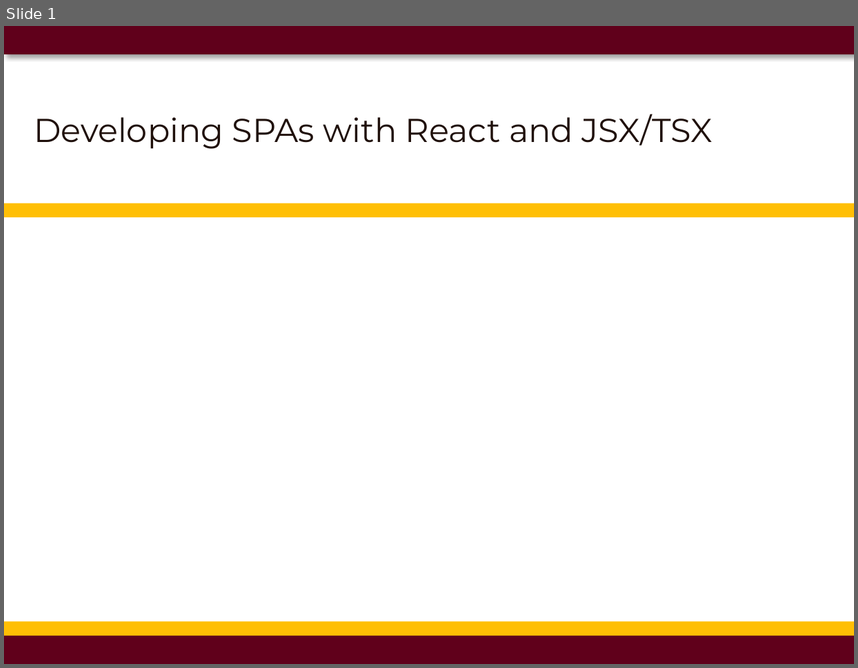
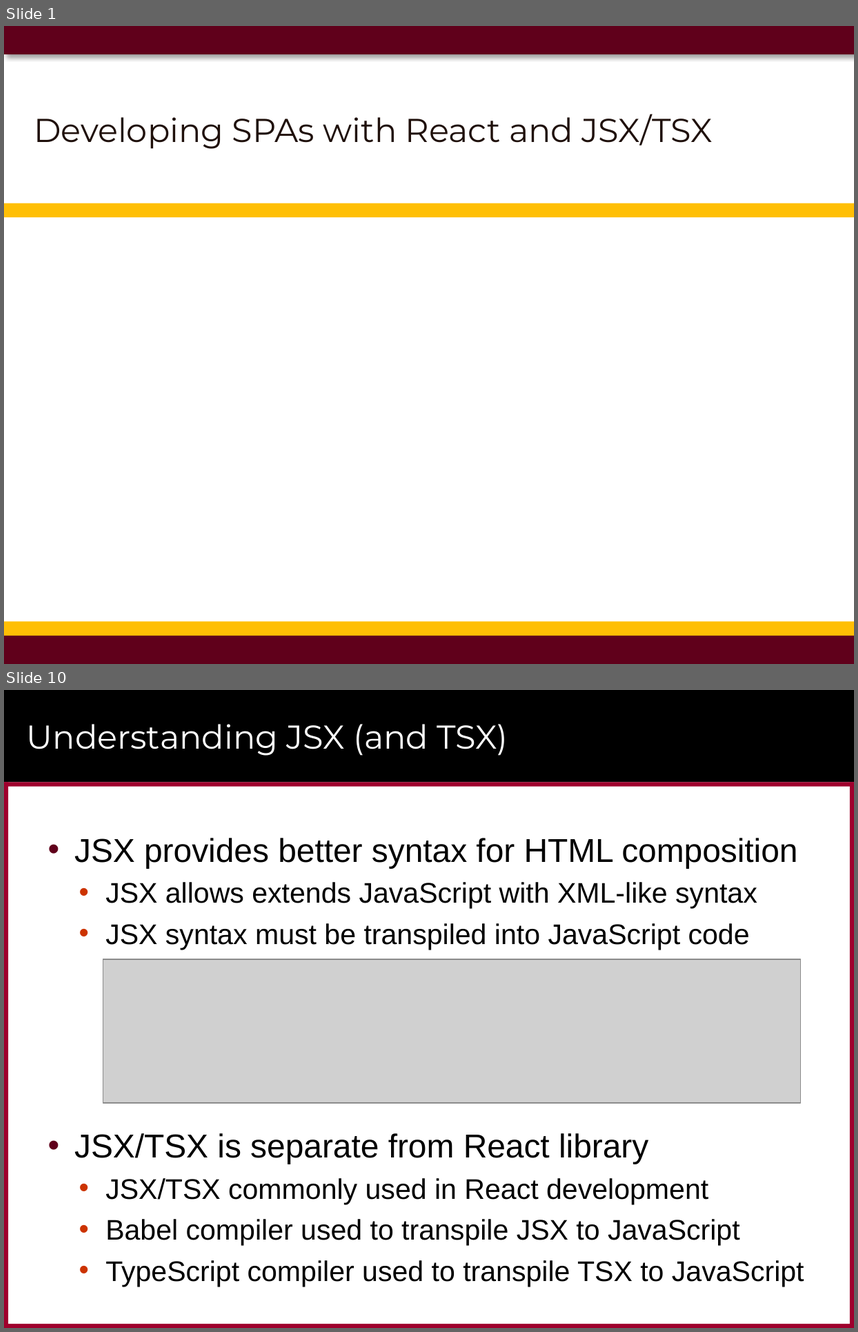
Before and after one commit to CriticalPathTraining/MSD365_Courseware, a slide deck: 03 React.pptx. Shown one above the other, each under a label of ours: slide 1 before the commit, slides 1 and 10 after it; the slides between them are not shown. The pictures are 858x668 and 858x1332 pixels, drawn with LibreOffice and Linux fonts; fonts in the diff are those of the drawing; grey boxes stand for pictures; background and template pictures are left out. Boxes give left, top, right and bottom in pixels: in the first picture for what was removed or moved away, otherwise in the second. Text is boxed around its words. In the diff, an @@ line names an element or a change of style, - is before the commit and + after.

```diff
--- a/03 React.pptx
+++ b/03 React.pptx
@@ slide 10 added at (4, 690, 854, 1328), background #FFFFFF @@
@@ rectangle added at (4, 690, 854, 782), fill #000000 @@
@@ title added at (27, 724, 508, 756), 28 pt, text #FFFFFF @@
+Understanding JSX (and TSX)
@@ rectangle added at (4, 782, 854, 786), fill #9F002D @@
@@ rectangle added at (4, 782, 8, 1328), fill #9F002D @@
@@ rectangle added at (850, 782, 854, 1328), fill #9F002D @@
@@ text added at (74, 838, 804, 1286), 24 pt, text #000000 @@
+• JSX provides better syntax for HTML composition
+  • JSX allows extends JavaScript with XML-like syntax
+  • JSX syntax must be transpiled into JavaScript code
+• JSX/TSX is separate from React library
+  • JSX/TSX commonly used in React development
+  • Babel compiler used to transpile JSX to JavaScript
+  • TypeScript compiler used to transpile TSX to JavaScript
@@ picture added at (103, 960, 802, 1103) @@
@@ rectangle added at (805, 1283, 838, 1314), fill #FFFFFF at 75% opacity @@
@@ rectangle added at (4, 1323, 854, 1328), fill #9F002D @@
```
Also in this commit, not shown: 1 slide changed, 28 other slides added, 3 slides removed, 19 other files.
